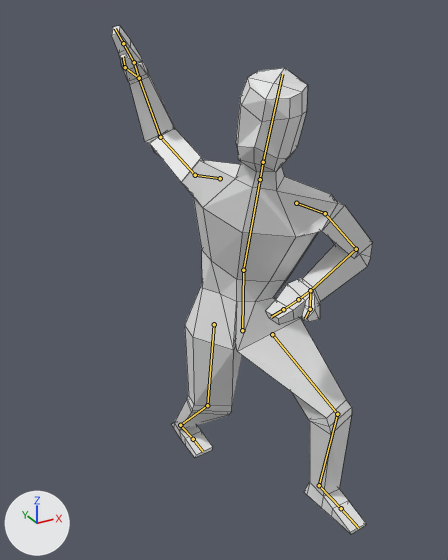
Renders of the Blender file MoodyPixel3D/Assets/Elements/Humanoid/humanoid.blend from each side of a commit.
The view is the same before and after, from a 50 mm lens placed at (-6.51, -11.14, 10.68), pointed at (-0.6, -0.4, 5.31). Every picture has the same lights, and +X, +Y and +Z are marked at lower left. Both versions are drawn at frame 20 of the action 'PreAttack'; the numbers are the values there. The bones that bend it are drawn over the model as lines. Mesh edges are drawn as thin lines.

Objects in the first picture: 'Dude'.
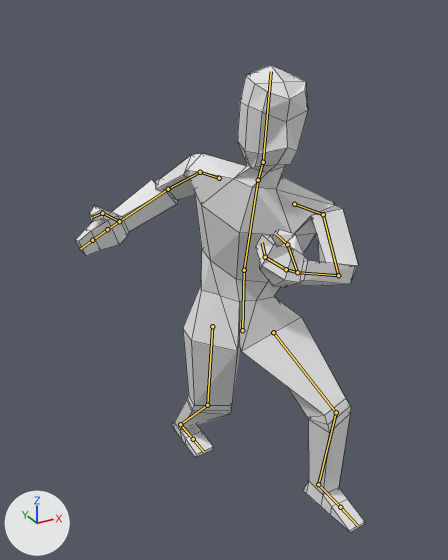
Pixel boxes [x1, y1, x2, y2] of what changed, in the pictures (448 x 560 px):
'Dude', posed (11% wider, 8% shorter)
    before: [112, 26, 372, 534]
    after: [76, 65, 366, 533]
bone 'Hips', root to tip
    before: (242, 330) to (243, 270)
    after: (242, 330) to (244, 270)
bone 'Torax', root to tip
    before: (243, 270) to (260, 179)
    after: (244, 270) to (258, 180)
bone 'Neck', root to tip
    before: (260, 179) to (263, 162)
    after: (258, 180) to (263, 162)
bone 'Head', root to tip
    before: (263, 162) to (282, 74)
    after: (263, 162) to (271, 71)
bone 'Arm.R', root to tip
    before: (220, 178) to (195, 175)
    after: (219, 178) to (200, 172)
bone 'Hand2.L', root to tip
    before: (298, 299) to (283, 309)
    after: (286, 269) to (265, 257)
bone 'Hand3.L', root to tip
    before: (283, 309) to (271, 317)
    after: (265, 257) to (262, 242)
bone 'Thumb1.L', root to tip
    before: (310, 290) to (310, 309)
    after: (297, 272) to (287, 244)

The edits, one by one:
Bone 'Hips' (bone_hips) turns from (0, -49, 0) to (0, -40, 0) degrees about its own x, y and z.
Bone 'Torax' (bone_torax) turns from (-16, -1, -3) to (-15, -13, -3) degrees about its own x, y and z.
Bone 'Neck' (bone_neck) turns from (0, 0, 0) to (-1, 20, 6) degrees about its own x, y and z.
Bone 'Head' (bone_head) turns from (0, 0, 0) to (8, 24, -2) degrees about its own x, y and z.
Bone 'Arm.R' (bone_arm_r) turns from (8, -5, 0) to (7, -1, 17) degrees about its own x, y and z.
Bone 'Hand2.L' (bone_hand2_l) turns from (0, 0, 0) to (33, -20, 4) degrees about its own x, y and z.
Bone 'Hand3.L' (bone_hand3_l) turns from (0, 0, 0) to (59, -35, 0) degrees about its own x, y and z.
Bone 'Thumb1.L' (bone_thumb1_l) turns from (0, 0, 0) to (17, 6, 2) degrees about its own x, y and z.
Bone 'HandIK.R' (bone_handik_r) moves from (-4.12, -1.43, -2.8) to (-2.83, -1.47, 2.52).
Bone 'HandIK.R' (bone_handik_r) turns from (-77, -15, 24) to (67, 60, 67) degrees about its own x, y and z.
Bone 'HandIK.L' (bone_handik_l) moves from (-1.44, -2.39, 4.11) to (-3.97, -4.71, 4.31).
Bone 'HandIK.L' (bone_handik_l) turns from (154, 5, 1) to (-73, -64, -119) degrees about its own x, y and z.
